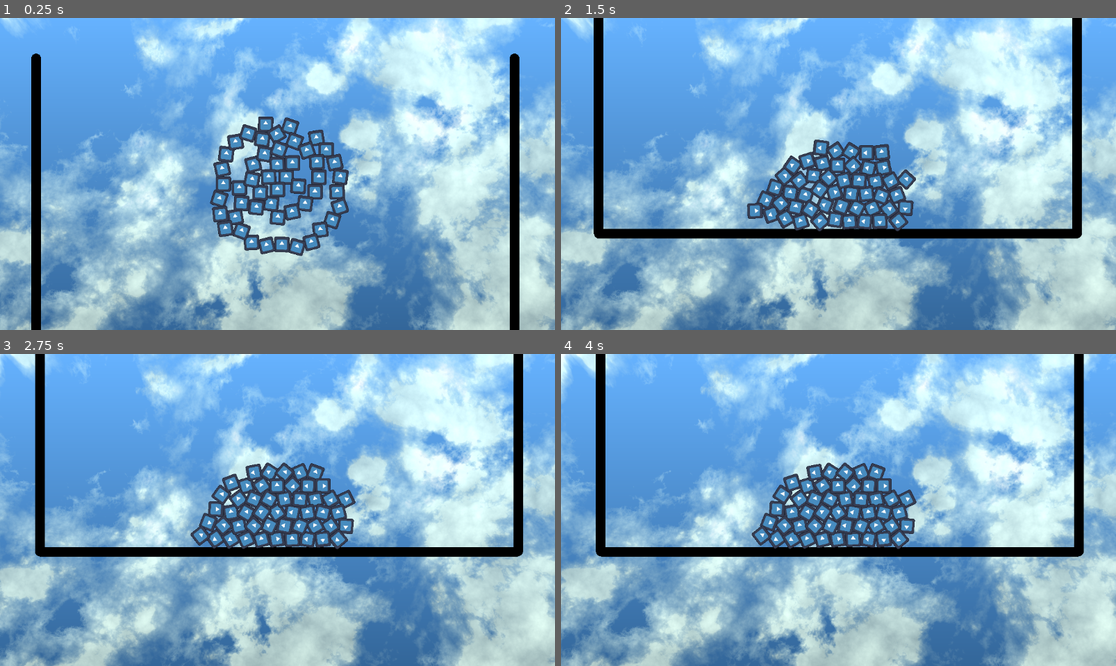
Above: before the commit, frames 1-4 (two rows, left to right).
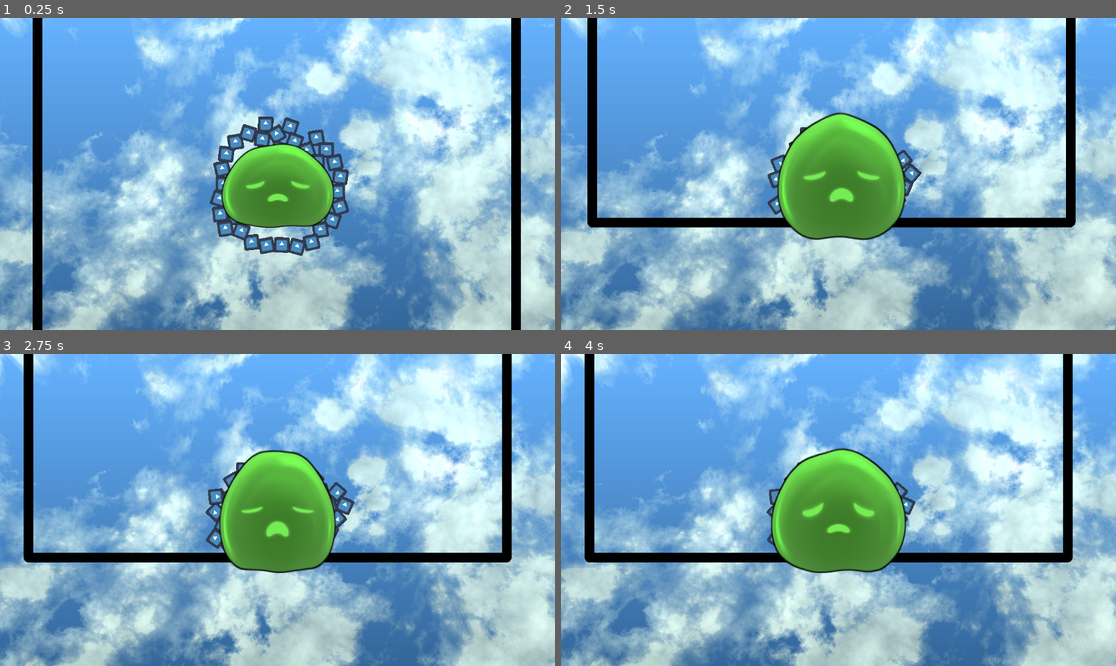
Above: after the commit, the same moments.

Repository: ZenithStar/ludum_dare_54
Game: Godot game, scene res://levels/test_level.tscn
Two runs of this game, one before a commit and one after it. Both use one fixed random seed, a clock stepped at 60 frames per second and the inputs below. The engine's default icon, where the game draws it, is replaced by a stand-in: a white triangle on a blue panel in a dark square.
Inputs:
- Up to frame 1 (0.25 s): no input
- Up to frame 2 (1.5 s): no input
- Up to frame 3 (2.75 s): no input
- Up to frame 4 (4 s): no input

The runs differ from the first frame. In frame 1, 6.0% of the frame differs, in the area x 5-94%, y 0-100%; in frame 2, 16%, in the area x 4-94%, y 0-72%; in frame 3, 15%; in frame 4, 15%.

Commit message:
Expanding on the slime idea a bit more, but probably going to drop it.

Diff:
--- /dev/null
+++ b/assets/SlimeGreen/slime_green.tres
@@ -0,0 +1,130 @@
+[gd_resource type="SpriteFrames" load_steps=31 format=3 uid="uid://bxokurpubi6nl"]
+
+[ext_resource type="Texture2D" uid="uid://c3xyf57nbvdv3" path="res://assets/SlimeGreen/SlimeBasic_00000.png" id="1_vpmpc"]
+[ext_resource type="Texture2D" uid="uid://c4uwb7j34iw75" path="res://assets/SlimeGreen/SlimeBasic_00001.png" id="2_8lh61"]
+[ext_resource type="Texture2D" uid="uid://bssnsrwp5su4x" path="res://assets/SlimeGreen/SlimeBasic_00002.png" id="3_md5a7"]
+[ext_resource type="Texture2D" uid="uid://1e2ajr8cqosm" path="res://assets/SlimeGreen/SlimeBasic_00003.png" id="4_261ww"]
+[ext_resource type="Texture2D" uid="uid://blnk156t1hchb" path="res://assets/SlimeGreen/SlimeBasic_00004.png" id="5_1qm5p"]
+[ext_resource type="Texture2D" uid="uid://cnhw5qkhc7npo" path="res://assets/SlimeGreen/SlimeBasic_00005.png" id="6_hjo1x"]
+[ext_resource type="Texture2D" uid="uid://byqw42fcydryq" path="res://assets/SlimeGreen/SlimeBasic_00006.png" id="7_oy5ui"]
+[ext_resource type="Texture2D" uid="uid://clqogs5m1gcco" path="res://assets/SlimeGreen/SlimeBasic_00007.png" id="8_bw1ss"]
+[ext_resource type="Texture2D" uid="uid://dqj6r4l3233g3" path="res://assets/SlimeGreen/SlimeBasic_00008.png" id="9_yw7jw"]
+[ext_resource type="Texture2D" uid="uid://bknsl37p2nn1o" path="res://assets/SlimeGreen/SlimeBasic_00009.png" id="10_f7uj3"]
+[ext_resource type="Texture2D" uid="uid://djjt30rhkef6d" path="res://assets/SlimeGreen/SlimeBasic_00010.png" id="11_oiojd"]
+[ext_resource type="Texture2D" uid="uid://l12l4b013m7g" path="res://assets/SlimeGreen/SlimeBasic_00011.png" id="12_rfjqp"]
+[ext_resource type="Texture2D" uid="uid://bt171js1pgnoh" path="res://assets/SlimeGreen/SlimeBasic_00012.png" id="13_rpetm"]
+[ext_resource type="Texture2D" uid="uid://bscbgax76d26c" path="res://assets/SlimeGreen/SlimeBasic_00013.png" id="14_ym7ul"]
+[ext_resource type="Texture2D" uid="uid://dom2ocf58lfc3" path="res://assets/SlimeGreen/SlimeBasic_00014.png" id="15_266j4"]
+[ext_resource type="Texture2D" uid="uid://c1npg1odrly4h" path="res://assets/SlimeGreen/SlimeBasic_00015.png" id="16_s5fxf"]
+[ext_resource type="Texture2D" uid="uid://dn4367hw1avy3" path="res://assets/SlimeGreen/SlimeBasic_00016.png" id="17_g4qac"]
+[ext_resource type="Texture2D" uid="uid://btisumf201yad" path="res://assets/SlimeGreen/SlimeBasic_00017.png" id="18_rwgem"]
+[ext_resource type="Texture2D" uid="uid://cg63b4p7cbjyu" path="res://assets/SlimeGreen/SlimeBasic_00018.png" id="19_smyrl"]
+[ext_resource type="Texture2D" uid="uid://thg0pfe270x" path="res://assets/SlimeGreen/SlimeBasic_00019.png" id="20_no55c"]
+[ext_resource type="Texture2D" uid="uid://dfs0oqwhjwuf1" path="res://assets/SlimeGreen/SlimeBasic_00020.png" id="21_13qeu"]
+[ext_resource type="Texture2D" uid="uid://c73d5irxe7ns3" path="res://assets/SlimeGreen/SlimeBasic_00021.png" id="22_gtfcp"]
+[ext_resource type="Texture2D" uid="uid://b2kv10d3xu64y" path="res://assets/SlimeGreen/SlimeBasic_00022.png" id="23_fcutu"]
+[ext_resource type="Texture2D" uid="uid://ucg24p3mwwu0" path="res://assets/SlimeGreen/SlimeBasic_00023.png" id="24_rrbi8"]
+[ext_resource type="Texture2D" uid="uid://bwqki4mlleipb" path="res://assets/SlimeGreen/SlimeBasic_00024.png" id="25_pebm3"]
+[ext_resource type="Texture2D" uid="uid://b3oryh2bcd3d1" path="res://assets/SlimeGreen/SlimeBasic_00025.png" id="26_27e30"]
+[ext_resource type="Texture2D" uid="uid://dsri4lk0khynx" path="res://assets/SlimeGreen/SlimeBasic_00026.png" id="27_lxfcy"]
+[ext_resource type="Texture2D" uid="uid://d111fffghyyxg" path="res://assets/SlimeGreen/SlimeBasic_00027.png" id="28_l637s"]
+[ext_resource type="Texture2D" uid="uid://05dhd1e76wde" path="res://assets/SlimeGreen/SlimeBasic_00028.png" id="29_2o8og"]
+[ext_resource type="Texture2D" uid="uid://ypyupjh6k6u7" path="res://assets/SlimeGreen/SlimeBasic_00029.png" id="30_hjn70"]
+
+[resource]
+animations = [{
+"frames": [{
+"duration": 1.0,
+"texture": ExtResource("1_vpmpc")
+}, {
+"duration": 1.0,
+"texture": ExtResource("2_8lh61")
+}, {
+"duration": 1.0,
+"texture": ExtResource("3_md5a7")
+}, {
+"duration": 1.0,
+"texture": ExtResource("4_261ww")
+}, {
+"duration": 1.0,
+"texture": ExtResource("5_1qm5p")
+}, {
+"duration": 1.0,
+"texture": ExtResource("6_hjo1x")
+}, {
+"duration": 1.0,
+"texture": ExtResource("7_oy5ui")
+}, {
+"duration": 1.0,
+"texture": ExtResource("8_bw1ss")
+}, {
+"duration": 1.0,
+"texture": ExtResource("9_yw7jw")
+}, {
+"duration": 1.0,
+"texture": ExtResource("10_f7uj3")
+}, {
+"duration": 1.0,
+"texture": ExtResource("11_oiojd")
+}, {
+"duration": 1.0,
+"texture": ExtResource("12_rfjqp")
+}, {
+"duration": 1.0,
+"texture": ExtResource("13_rpetm")
+}, {
+"duration": 1.0,
+"texture": ExtResource("14_ym7ul")
+}, {
+"duration": 1.0,
+"texture": ExtResource("15_266j4")
+}, {
+"duration": 1.0,
+"texture": ExtResource("16_s5fxf")
+}, {
+"duration": 1.0,
+"texture": ExtResource("17_g4qac")
+}, {
+"duration": 1.0,
+"texture": ExtResource("18_rwgem")
+}, {
+"duration": 1.0,
+"texture": ExtResource("19_smyrl")
+}, {
+"duration": 1.0,
+"texture": ExtResource("20_no55c")
+}, {
+"duration": 1.0,
+"texture": ExtResource("21_13qeu")
+}, {
+"duration": 1.0,
+"texture": ExtResource("22_gtfcp")
+}, {
+"duration": 1.0,
+"texture": ExtResource("23_fcutu")
+}, {
+"duration": 1.0,
+"texture": ExtResource("24_rrbi8")
+}, {
+"duration": 1.0,
+"texture": ExtResource("25_pebm3")
+}, {
+"duration": 1.0,
+"texture": ExtResource("26_27e30")
+}, {
+"duration": 1.0,
+"texture": ExtResource("27_lxfcy")
+}, {
+"duration": 1.0,
+"texture": ExtResource("28_l637s")
+}, {
+"duration": 1.0,
+"texture": ExtResource("29_2o8og")
+}, {
+"duration": 1.0,
+"texture": ExtResource("30_hjn70")
+}],
+"loop": true,
+"name": &"default",
+"speed": 15.0
+}]
--- a/levels/test_level.tscn
+++ b/levels/test_level.tscn
@@ -2,7 +2,7 @@
 
 [ext_resource type="PackedScene" uid="uid://dooibtl1s2uoi" path="res://prefabs/cloudy_skys.tscn" id="1_nitjv"]
 [ext_resource type="Script" path="res://scripts/VisibleCollisionShape2D.gd" id="2_yfwtg"]
-[ext_resource type="Script" path="res://scripts/blob.gd" id="3_xkdu1"]
+[ext_resource type="PackedScene" uid="uid://bxt05chw8ig1n" path="res://prefabs/blob.tscn" id="3_xl8ma"]
 
 [sub_resource type="CapsuleShape2D" id="CapsuleShape2D_qqscn"]
 height = 1000.0
@@ -32,6 +32,5 @@
 shape = SubResource("CapsuleShape2D_qqscn")
 script = ExtResource("2_yfwtg")
 
-[node name="Blob" type="Node2D" parent="."]
-position = Vector2(3, -772)
-script = ExtResource("3_xkdu1")
+[node name="Blob" parent="." instance=ExtResource("3_xl8ma")]
+position = Vector2(0, -496)
--- /dev/null
+++ b/prefabs/blob.tscn
@@ -0,0 +1,13 @@
+[gd_scene load_steps=3 format=3 uid="uid://bxt05chw8ig1n"]
+
+[ext_resource type="Script" path="res://scripts/blob.gd" id="1_hhufj"]
+[ext_resource type="SpriteFrames" uid="uid://bxokurpubi6nl" path="res://assets/SlimeGreen/slime_green.tres" id="3_quqv8"]
+
+[node name="Blob" type="CanvasGroup"]
+script = ExtResource("1_hhufj")
+
+[node name="AnimatedSprite2D" type="AnimatedSprite2D" parent="."]
+z_index = 1
+sprite_frames = ExtResource("3_quqv8")
+autoplay = "default"
+frame_progress = 0.714503
--- a/prefabs/particle_ball.tscn
+++ b/prefabs/particle_ball.tscn
@@ -9,6 +9,7 @@
 [node name="ParticleBall" type="RigidBody2D"]
 
 [node name="VisibleCollisionShape2D" type="CollisionShape2D" parent="."]
+visible = false
 shape = SubResource("CircleShape2D_qsa4p")
 script = ExtResource("1_qv053")
 color = Color(1, 0, 0, 1)
--- a/scripts/blob.gd
+++ b/scripts/blob.gd
@@ -1,4 +1,4 @@
-class_name Blob extends Node2D
+class_name Blob extends CanvasGroup
 
 const particle_class : PackedScene = preload("res://prefabs/particle_ball.tscn")
 const E = 2.71828182845904523536028747135266249775724709369995
@@ -9,6 +9,8 @@
 
 var particles : Array[RigidBody2D]
 var camera: Camera2D
+var sprite: AnimatedSprite2D
+var sprite_size: Vector2
 func _ready():
 	# instantiate particles in a spiral so they don't immediately collide as much
 	particles = []
@@ -30,7 +32,9 @@
 		add_child(camera)
 	else:
 		camera = null
-
+	if has_node("AnimatedSprite2D"):
+		sprite = $AnimatedSprite2D
+		sprite_size = sprite.sprite_frames.get_frame_texture("default",0).get_size()
 	var tween = create_tween()
 	tween.tween_property(self, "cohesive_force", 10000, 5)
 	tween.tween_property(self, "cohesive_force", -1000, 5)
@@ -39,10 +43,25 @@
 
 func _physics_process(delta):
 	var center_of_mass: Vector2 = Vector2.ZERO
+	var bounding_box: Rect2 = Rect2(particles[0].position, particles[0].position)
 	for particle in particles:
 		center_of_mass += particle.position
+		if particle.position.x < bounding_box.position.x:
+			bounding_box.position.x = particle.position.x
+		if particle.position.y < bounding_box.position.y:
+			bounding_box.position.y = particle.position.y
+		if particle.position.x > bounding_box.end.x:
+			bounding_box.end.x = particle.position.x
+		if particle.position.y > bounding_box.end.y:
+			bounding_box.end.y = particle.position.y
 	center_of_mass /= particles.size()
 	if camera:
 		camera.position = center_of_mass
 	for particle in particles:
 		particle.apply_central_force(cohesive_force * (center_of_mass - particle.position) * delta)
+	if sprite:
+		sprite.position = center_of_mass
+		print( bounding_box.get_center(), center_of_mass)
+		#print(sprite_size, bounding_box.size)
+		sprite.scale = bounding_box.size / sprite_size
+		sprite.scale.x *= 1.5
--- /dev/null
+++ b/shaders/canvasgroup_outline.gdshader
@@ -0,0 +1,74 @@
+shader_type canvas_item;
+
+uniform sampler2D screen_texture : hint_screen_texture, repeat_disable, filter_nearest;
+
+uniform vec4 color : source_color = vec4(1.0);
+uniform float width : hint_range(0, 10) = 1.0;
+uniform int pattern : hint_range(0, 2) = 0; // diamond, circle, square
+uniform bool inside = false;
+uniform bool add_margins = true; // only useful when inside is false
+
+void vertex() {
+	if (add_margins) {
+		VERTEX += (UV * 2.0 - 1.0) * width;
+	}
+}
+
+bool hasContraryNeighbour(vec2 uv, vec2 texture_pixel_size, sampler2D texture) {
+	for (float i = -ceil(width); i <= ceil(width); i++) {
+		float x = abs(i) > width ? width * sign(i) : i;
+		float offset;
+
+		if (pattern == 0) {
+			offset = width - abs(x);
+		} else if (pattern == 1) {
+			offset = floor(sqrt(pow(width + 0.5, 2) - x * x));
+		} else if (pattern == 2) {
+			offset = width;
+		}
+
+		for (float j = -ceil(offset); j <= ceil(offset); j++) {
+			float y = abs(j) > offset ? offset * sign(j) : j;
+			vec2 xy = uv + texture_pixel_size * vec2(x, y);
+
+			if ((xy != clamp(xy, vec2(0.0), vec2(1.0)) || texture(texture, xy).a == 0.0) == inside) {
+				return true;
+			}
+		}
+	}
+
+	return false;
+}
+
+void fragment() {
+	vec2 uv = SCREEN_UV;
+
+    vec4 base_color = vec4(0.15);
+
+   	if (base_color.a > 0.0001) {
+        base_color.rgb /= base_color.a;
+    }
+
+	vec4 base_color2 = base_color;
+
+	if (add_margins) {
+		vec2 texture_pixel_size = vec2(1.0) / (vec2(1.0) / SCREEN_PIXEL_SIZE + vec2(width * 2.0));
+
+		uv = (uv - texture_pixel_size * width) * SCREEN_PIXEL_SIZE / texture_pixel_size;
+
+		if (uv != clamp(uv, vec2(0.0), vec2(1.0))) {
+			base_color.a = 0.0;
+		} else {
+			base_color = textureLod(screen_texture, uv, 0.0);
+		}
+	} else {
+		base_color = textureLod(screen_texture, uv, 0.0);
+	}
+
+	if ((base_color.a > 0.0) == inside && hasContraryNeighbour(uv, SCREEN_PIXEL_SIZE, screen_texture)) {
+		base_color.rgb = inside ? mix(base_color.rgb, color.rgb, color.a) : color.rgb;
+		base_color.a += (1.0 - base_color.a) * color.a;
+	}
+
+	COLOR = base_color;
+}
Binary file added: assets/SlimeGreen/SlimeBasic_00000.png
Not shown, added: assets/SlimeGreen/SlimeBasic_00000.png.import
Binary file added: assets/SlimeGreen/SlimeBasic_00001.png
Not shown, added: assets/SlimeGreen/SlimeBasic_00001.png.import
Binary file added: assets/SlimeGreen/SlimeBasic_00002.png
Not shown, added: assets/SlimeGreen/SlimeBasic_00002.png.import
Binary file added: assets/SlimeGreen/SlimeBasic_00003.png
Not shown, added: assets/SlimeGreen/SlimeBasic_00003.png.import
Binary file added: assets/SlimeGreen/SlimeBasic_00004.png
Not shown, added: assets/SlimeGreen/SlimeBasic_00004.png.import
Binary file added: assets/SlimeGreen/SlimeBasic_00005.png
Not shown, added: assets/SlimeGreen/SlimeBasic_00005.png.import
(and 48 more such lines)
